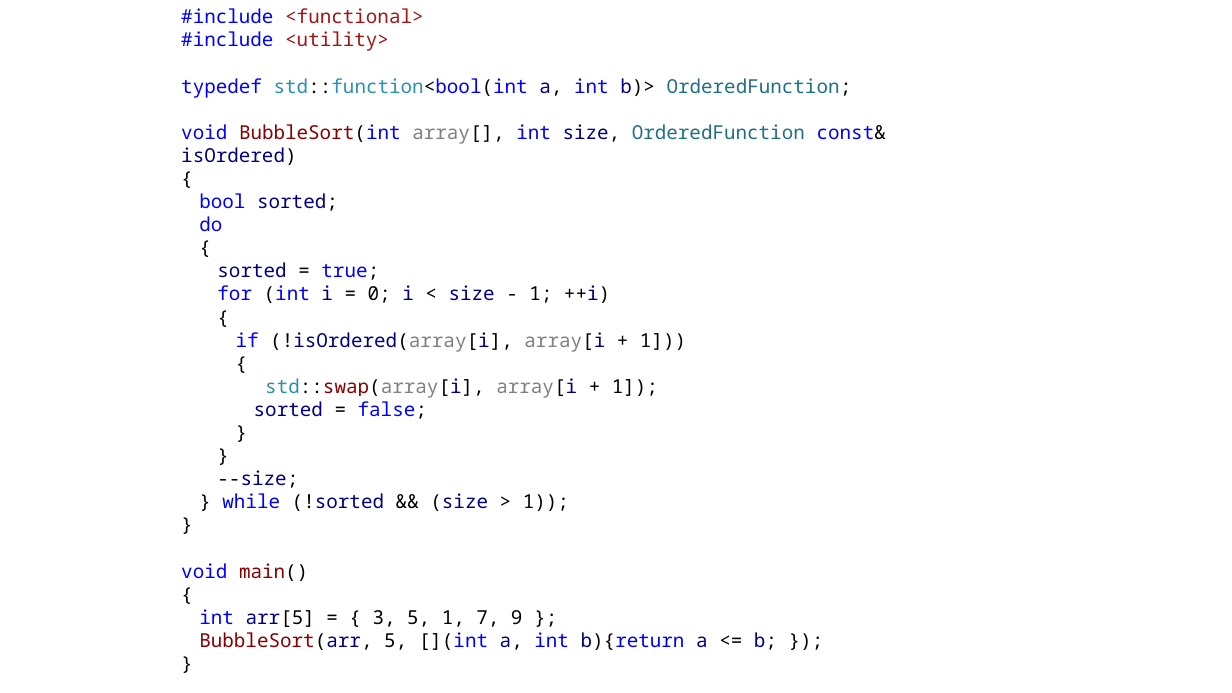
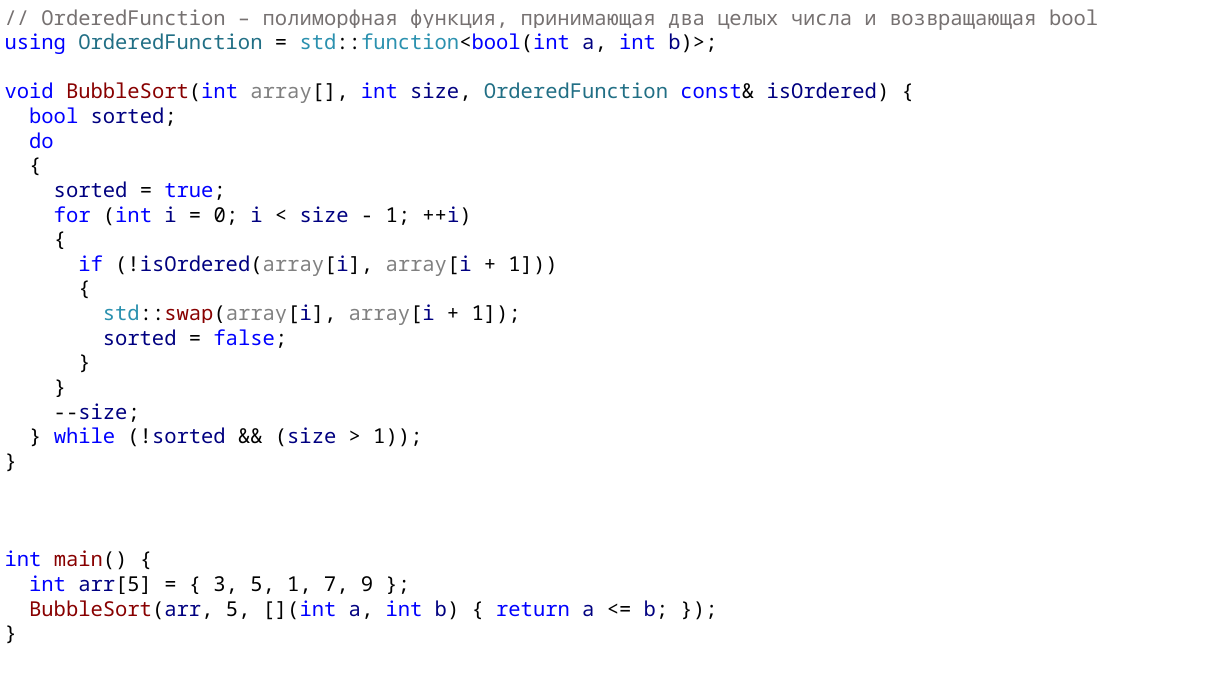
Before and after one commit to alexey-malov/oop, a slide deck: slide 45 of lectures/05/Указатели и динамическая память.pptx. Drawn at 1232x693 pixels with LibreOffice and Linux fonts; fonts in the diff are those of the drawing. Boxes give left, top, right and bottom in pixels: in the first picture for what was removed or moved away, otherwise in the second. Text is boxed around its words. In the diff, an @@ line names an element or a change of style, - is before the commit and + after.

```diff
--- a/lectures/05/Указатели и динамическая память.pptx
+++ b/lectures/05/Указатели и динамическая память.pptx
@@ text "// OrderedFunction – полиморфная функция, ...": place and size @@
-text "// OrderedFunction – полиморфная функция, ..." at (181, 8, 886, 650)
+text "// OrderedFunction – полиморфная функция, ..." at (5, 9, 1098, 620)
@@ text at (5, 9, 1098, 103): text changed; size 15 to 16 pt; text colour #0000FF to #767171 @@
-#include <functional>
-#include <utility>
-typedef std::function<bool(int a, int b)> OrderedFunction;
-void BubbleSort(int array[], int size, OrderedFunction const& isOrdered)
-{
+// OrderedFunction – полиморфная функция, принимающая два целых числа и возвращающая bool
+using OrderedFunction = std::function<bool(int a, int b)>;
+void BubbleSort(int array[], int size, OrderedFunction const& isOrdered) {
@@ text at (29, 107, 557, 594): size 15 to 16 pt in "bool sorted;", "do", "{", "sorted = true;" and 13 more places @@
@@ text at (5, 550, 128, 570): text changed; size 15 to 16 pt; text colour #0000FF to #880000 @@
-void main()
-{
+int main() {
@@ text at (29, 600, 669, 620): text changed; size 15 to 16 pt @@
-BubbleSort(arr, 5, [](int a, int b){return a <= b; });
+BubbleSort(arr, 5, [](int a, int b) { return a <= b; });
```
Also in this commit, not shown: 5 other slides changed.
